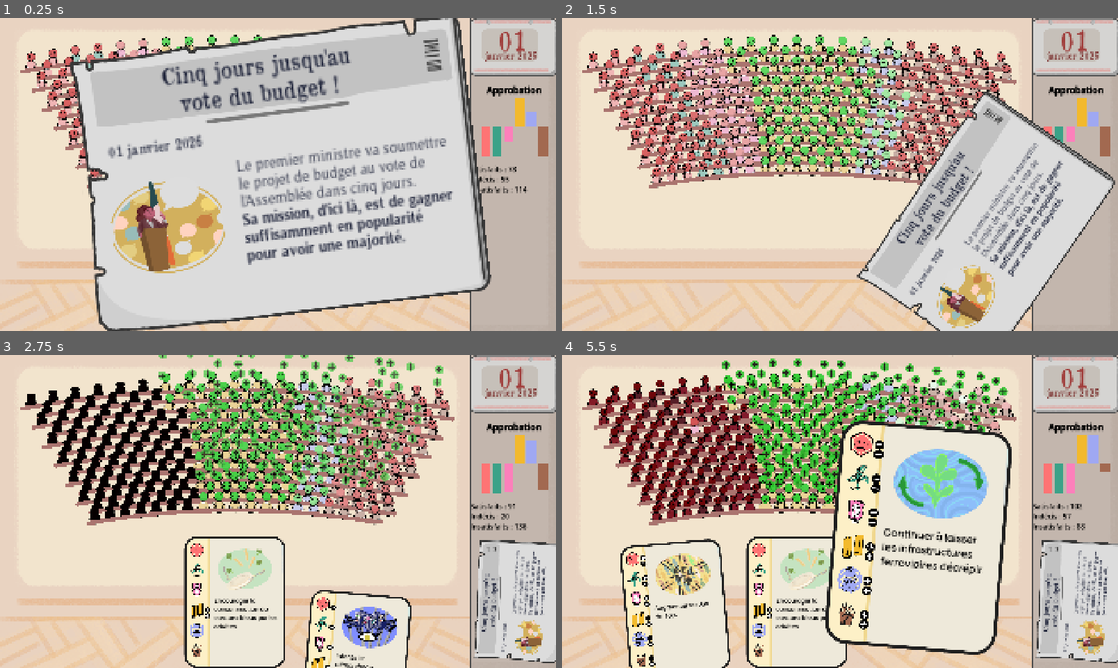
Above: before the commit, frames 1-4 (two rows, left to right).
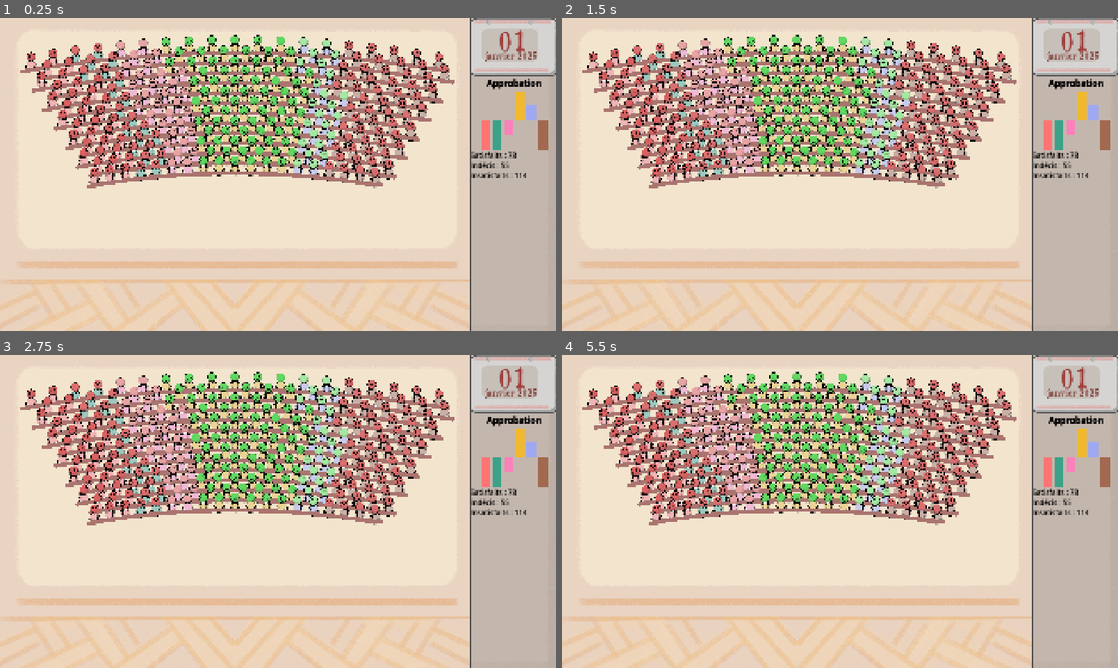
Above: after the commit, the same moments.

Repository: remimorvan/assemblee-nationale-simulator
Game: Godot game, scene res://scenes/game.tscn
Two runs of this game, one before a commit and one after it. Both use one fixed random seed, a clock stepped at 60 frames per second and the inputs below.
Inputs (mouse positions are in pixels of both pictures, inside the frame that each line leads up to):
- Up to frame 1 (0.25 s): no input
- Up to frame 2 (1.5 s): tap Enter at 0.5 s; move the mouse to (1073, 127) at 0.52 s; click (1073, 127) at 0.67 s; tap Space at 1.25 s; move the mouse to (840, 174) at 1.27 s; click (840, 174) at 1.42 s
- Up to frame 3 (2.75 s): move the mouse to (111, 608) at 2.02 s; click (111, 608) at 2.17 s
- Up to frame 4 (5.5 s): move the mouse to (795, 602) at 2.77 s; click (795, 602) at 2.92 s; move the mouse to (895, 608) at 3.52 s; click (895, 608) at 3.67 s; move the mouse to (673, 464) at 4.27 s; click (673, 464) at 4.42 s; move the mouse to (917, 608) at 5.02 s; click (917, 608) at 5.17 s

The runs differ from the first frame. In frame 1, 51% of the frame differs, in the area x 12-99%, y 0-100%; in frame 2, 17%; in frame 3, 30%; in frame 4, 45%.

Commit message:
added tooltips

Diff:
--- a/scenes/game.tscn
+++ b/scenes/game.tscn
@@ -1,15 +1,16 @@
-[gd_scene load_steps=13 format=3 uid="uid://velnx8vw6r6u"]
+[gd_scene load_steps=14 format=3 uid="uid://velnx8vw6r6u"]
 
-[ext_resource type="Texture2D" uid="uid://v4oxve83qvf3" path="res://assets/parquet.png" id="1_u5sy4"]
+[ext_resource type="Texture2D" uid="uid://bnwl4udh588u" path="res://assets/parquet.png" id="1_u5sy4"]
 [ext_resource type="PackedScene" uid="uid://bf3fndiyasfyq" path="res://scenes/player.tscn" id="1_uwrxv"]
-[ext_resource type="Texture2D" uid="uid://cx2elgtpe0k4a" path="res://assets/side_bar.png" id="2_vtaks"]
+[ext_resource type="Texture2D" uid="uid://dkqg114u2u6b7" path="res://assets/side_bar.png" id="2_vtaks"]
 [ext_resource type="PackedScene" uid="uid://d1voxmvhe7xmt" path="res://scenes/hemicycle.tscn" id="2_yqjtg"]
 [ext_resource type="PackedScene" uid="uid://bqeoj11e5kq1" path="res://scenes/deck.tscn" id="3_lnu2h"]
-[ext_resource type="Texture2D" uid="uid://bh2tfsobb10oe" path="res://assets/calendar.png" id="4_kvpfn"]
+[ext_resource type="Texture2D" uid="uid://b1svvw8abisl7" path="res://assets/calendar.png" id="4_kvpfn"]
 [ext_resource type="PackedScene" uid="uid://bchbmi7q2rb7" path="res://scenes/plot.tscn" id="4_lbhrr"]
-[ext_resource type="FontFile" uid="uid://gq1623p3ggk" path="res://assets/journal/OldNewspaperTypes.ttf" id="5_vtaks"]
+[ext_resource type="FontFile" uid="uid://cx51c8m6e6abp" path="res://assets/journal/OldNewspaperTypes.ttf" id="5_vtaks"]
 [ext_resource type="PackedScene" uid="uid://didoyh5qajy65" path="res://scenes/journal.tscn" id="6_p57ef"]
 [ext_resource type="Script" uid="uid://dmafeh1bsc5qf" path="res://scripts/journal.gd" id="7_u5sy4"]
+[ext_resource type="PackedScene" uid="uid://dsxn86n1h3qci" path="res://scenes/tooltip.tscn" id="11_kvpfn"]
 
 [sub_resource type="LabelSettings" id="LabelSettings_0tnpc"]
 font = ExtResource("5_vtaks")
@@ -82,6 +83,7 @@
 horizontal_alignment = 1
 
 [node name="HSeparator" type="HSeparator" parent="HBoxContainer/PanelContainer/VBoxContainer"]
+visible = false
 custom_minimum_size = Vector2(0, 20)
 layout_mode = 2
 
@@ -98,6 +100,7 @@
 min_bar_height = 20
 
 [node name="HSeparator2" type="HSeparator" parent="HBoxContainer/PanelContainer/VBoxContainer"]
+visible = false
 custom_minimum_size = Vector2(0, 20)
 layout_mode = 2
 
@@ -113,6 +116,7 @@
 border_width = 3.5
 
 [node name="HSeparator3" type="HSeparator" parent="HBoxContainer/PanelContainer/VBoxContainer"]
+visible = false
 custom_minimum_size = Vector2(0, 20)
 layout_mode = 2
 
@@ -122,10 +126,29 @@
 z_as_relative = false
 
 [node name="Journal" parent="." instance=ExtResource("6_p57ef")]
+visible = false
 z_index = 4096
 position = Vector2(960, 540)
 scale = Vector2(2.3, 2.3)
 script = ExtResource("7_u5sy4")
 
+[node name="Tooltip1" parent="." instance=ExtResource("11_kvpfn")]
+position = Vector2(22, 469)
+
+[node name="Tooltip2" parent="." instance=ExtResource("11_kvpfn")]
+position = Vector2(408, 579)
+
+[node name="Tooltip3" parent="." instance=ExtResource("11_kvpfn")]
+position = Vector2(523, 566)
+
+[node name="Tooltip4" parent="." instance=ExtResource("11_kvpfn")]
+position = Vector2(708, 567)
+
+[node name="Tooltip5" parent="." instance=ExtResource("11_kvpfn")]
+position = Vector2(908, 566)
+
+[node name="Tooltip6" parent="." instance=ExtResource("11_kvpfn")]
+position = Vector2(1370, 527)
+
 [connection signal="journal_hide" from="Journal" to="Player" method="_on_journal_journal_hide"]
 [connection signal="journal_show" from="Journal" to="Player" method="_on_journal_journal_show"]
--- /dev/null
+++ b/scenes/tooltip.tscn
@@ -0,0 +1,47 @@
+[gd_scene load_steps=5 format=3 uid="uid://dsxn86n1h3qci"]
+
+[ext_resource type="Script" uid="uid://cwc2jj5tjg4k3" path="res://scripts/tooltip.gd" id="1_75wrl"]
+[ext_resource type="Texture2D" uid="uid://dxqt3r6feuyjb" path="res://assets/hemicycle/tool_tip_plot.png" id="2_vy6iq"]
+[ext_resource type="Texture2D" uid="uid://cc4yddk7esw3c" path="res://assets/card/logos/eco_back.png" id="3_vy6iq"]
+[ext_resource type="Texture2D" uid="uid://b44ican76mjdh" path="res://assets/card/logos/eco_line.png" id="4_wnlnb"]
+
+[node name="Tooltip" type="Node2D"]
+z_index = 1000
+z_as_relative = false
+script = ExtResource("1_75wrl")
+
+[node name="Image" type="TextureRect" parent="."]
+offset_right = 40.0
+offset_bottom = 40.0
+texture = ExtResource("2_vy6iq")
+
+[node name="Text" type="RichTextLabel" parent="."]
+custom_minimum_size = Vector2(200, 0)
+offset_left = 45.0
+offset_top = 7.0
+offset_right = 245.0
+offset_bottom = 90.0
+bbcode_enabled = true
+text = "[color=black][font_size=40]Nom parti
+[font_size=20]15 députés"
+fit_content = true
+horizontal_alignment = 1
+vertical_alignment = 1
+
+[node name="PartyImage" type="TextureRect" parent="."]
+offset_left = -9.0
+offset_top = 17.0
+offset_right = 54.0
+offset_bottom = 80.0
+texture = ExtResource("3_vy6iq")
+expand_mode = 1
+stretch_mode = 4
+
+[node name="PartyImageBlack" type="TextureRect" parent="."]
+offset_left = -9.0
+offset_top = 17.0
+offset_right = 54.0
+offset_bottom = 80.0
+texture = ExtResource("4_wnlnb")
+expand_mode = 1
+stretch_mode = 4
--- a/scripts/hemicycle.gd
+++ b/scripts/hemicycle.gd
@@ -103,6 +103,20 @@
 	mat.set_shader_parameter("party_values", party_array)
 	mat.set_shader_parameter("party_colors", party_colors)
 
+	# init tooltip
+	const PoliticalGroup: Array[String] = ["lfi", "eco", "soc", "macron", "lr", "facho"]
+	const PoliticalGroupName = ["La France Pas Contente", "Les Sans Conservateurs",
+		"Les Sauces D'Aime", "En Pause", "Les Ripoublicains", "Travail Fictif, Famille, Pas de Tri"]
+	for i in range(6):
+		var tooltip = get_tree().get_current_scene().find_child("Tooltip%s" % [i+1])
+		tooltip.visible = false
+
+	for i in range(6):
+		var tooltip = get_tree().get_current_scene().find_child("Tooltip%s" % [i+1])
+		var image_path = "res://assets/card/logos/%s_back.png" % [PoliticalGroup[i]]
+		var image2_path = "res://assets/card/logos/%s_line.png" % [PoliticalGroup[i]]
+		var party_name = PoliticalGroupName[i]
+		tooltip.setup(party_name, image_path, image2_path)
 	update_plot()
 
 # Called every frame. 'delta' is the elapsed time since the previous frame.
@@ -145,19 +159,38 @@
 			res[1] += 1
 	return res
 
+func compute_group_nbs() -> Array[int]:
+	var size: Array[int] = [0, 0, 0, 0, 0, 0]
+	for mp in get_tree().get_nodes_in_group("MP"):
+		if not mp.present:
+			continue
+		var pol_group = mp.group_id
+		size[pol_group] += 1
+	return size
+
 func update_plot():
 	var approvals: Array[float] = compute_group_approvals()
 	for i in range(6):
 		Plot.update_bar_value(i, approvals[i])
 	TextStats.bbcode_text = "[color=black][font_size=25]Satisfaits : %s\nIndécis : %s\nInsatisfaits : %s" % compute_number_approvals()
+	var group_size = compute_group_nbs()
+	for i in range(6):
+		var tooltip = get_tree().get_current_scene().find_child("Tooltip%s" % [i+1])
+		tooltip.update(group_size[i])
 
 func highlight(index: int):
 	var mat: ShaderMaterial = $TextureRect.material
 	mat.set_shader_parameter("highlighted_color", index)
+	var tooltip = get_tree().get_current_scene().find_child("Tooltip%s" % [index+1])
+	tooltip.visible = true
 
 func unhighlight():
 	var mat: ShaderMaterial = $TextureRect.material
 	mat.set_shader_parameter("highlighted_color", -1)
+	for i in range(6):
+		var tooltip = get_tree().get_current_scene().find_child("Tooltip%s" % [i+1])
+		tooltip.visible = false
+
 
 # Crée et place le MP
 func new_mp(seat: int) -> int:	# returns number of the political party of mp
--- /dev/null
+++ b/scripts/tooltip.gd
@@ -0,0 +1,17 @@
+extends Node2D
+
+var party_name: String
+var mp_nb: int
+
+func setup(_party_name: String, image_path: String, image_path2: String):
+	if ResourceLoader.exists(image_path):
+		$PartyImage.texture = load(image_path)
+		$PartyImageBlack.texture = load(image_path2)
+	else:
+		print("Texture not found: " + image_path)
+	party_name = _party_name
+
+func update(_mp_nb: int):
+	mp_nb= _mp_nb
+	$Text.bbcode_text ="[color=black][font_size=22]%s
+[font_size=15]%s députés" % [party_name,str(mp_nb)]
Not shown: 1 places in scenes/card.tscn that only renumber resources
Not shown: 1 places in scenes/hemicycle.tscn that only renumber resources
Not shown: 1 places in scenes/journal.tscn that only renumber resources
Not shown: 1 places in scenes/looser_screen.tscn that only renumber resources
Not shown: 1 places in scenes/mp.tscn that only renumber resources
Not shown: 1 places in scenes/player.tscn that only renumber resources
Not shown: 1 places in scenes/victory_screen.tscn that only renumber resources
Not shown, added: scripts/tooltip.gd.uid
